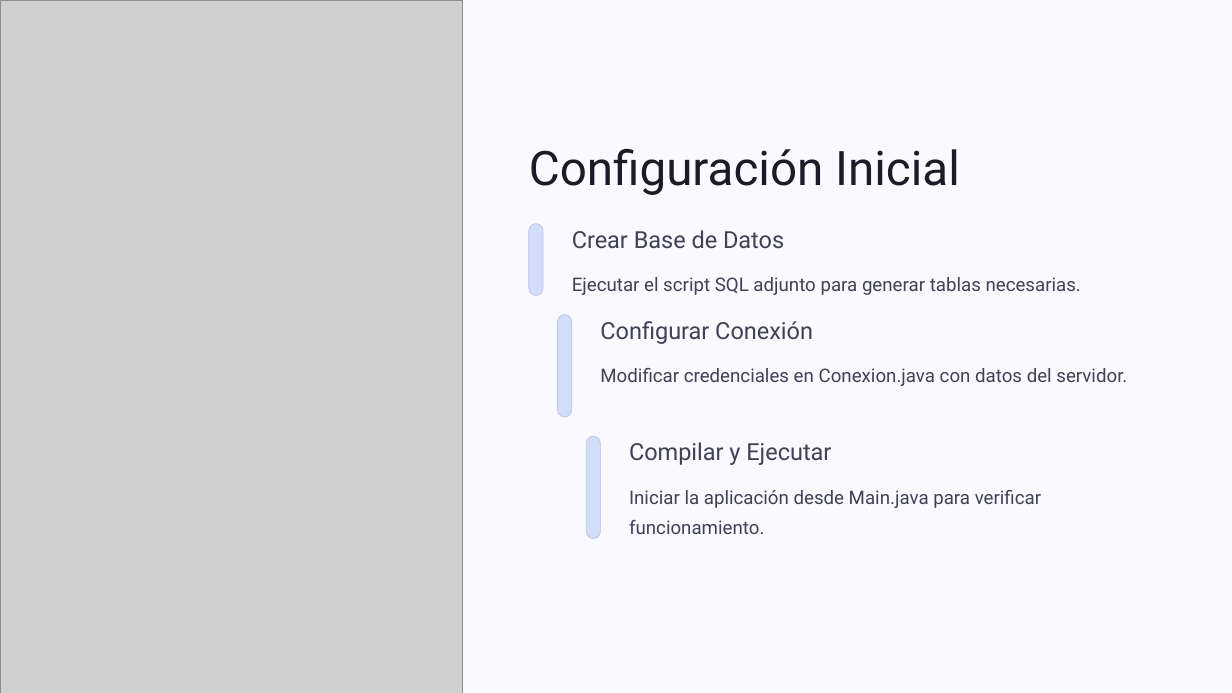
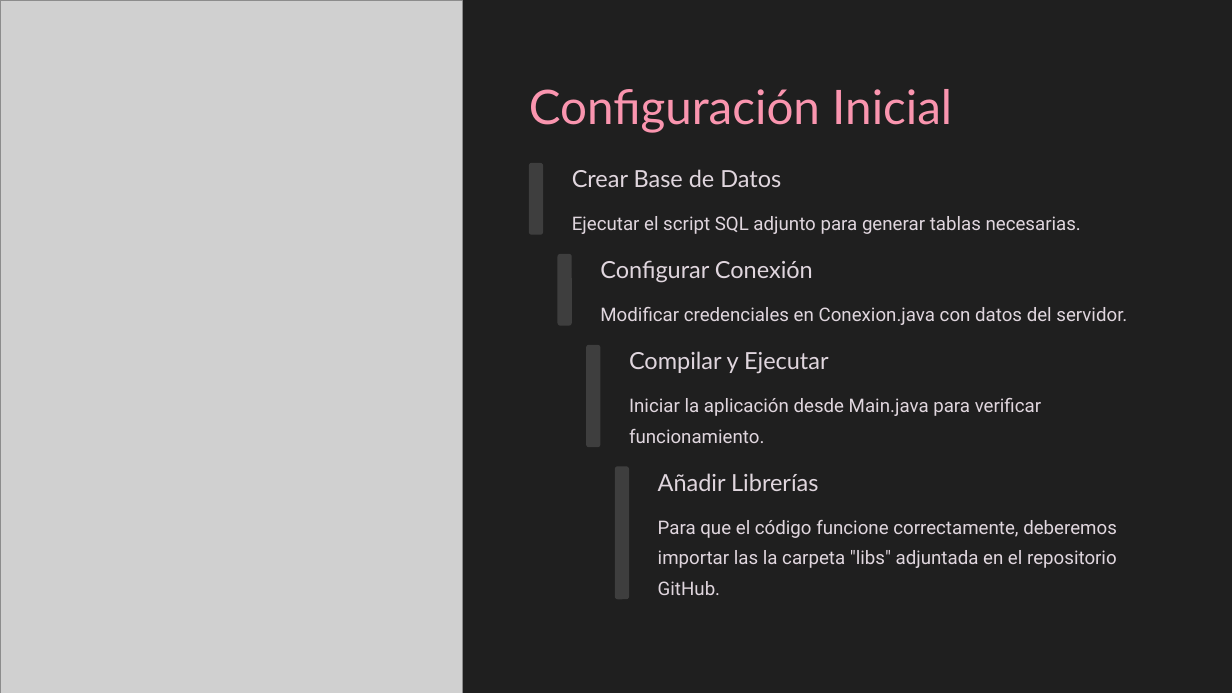
Before and after one commit to aam0101/EventManagerPro, a slide deck: slide 5 of EventManagerPro.pptx. Drawn at 1232x693 pixels with LibreOffice and Linux fonts; fonts in the diff are those of the drawing; grey boxes stand for pictures; background and template pictures are left out. Boxes give left, top, right and bottom in pixels: in the first picture for what was removed or moved away, otherwise in the second. Text is boxed around its words. In the diff, an @@ line names an element or a change of style, - is before the commit and + after.

```diff
--- a/EventManagerPro.pptx
+++ b/EventManagerPro.pptx
@@ rectangle at (0,0,1232,693): fill #F9F9FF to #1F1F1F @@
@@ text "Configuración Inicial": place and size @@
-text "Configuración Inicial" at (529,149,960,195)
+text "Configuración Inicial" at (529,89,952,133)
@@ text "Configuración Inicial" at (529,89,952,133): font Roboto to Lato, text colour #1B1B27 to #FA95AF @@
@@ 2 texts, 1 rounded rectangle: place and size @@
-2 texts, 1 rounded rectangle at (529,223,1081,295)
+2 texts, 1 rounded rectangle at (529,163,1081,235)
@@ fill #D2DDF9 to #3E3E3E; outline #B8C3DF 0.6 pt to none; proportions changed in 3 elements at (529,163,544,235), (586,345,601,447), (557,254,572,326) @@
@@ rounded rectangle: place and size @@
-rounded rectangle at (557,315,572,417)
+rounded rectangle at (557,254,572,326)
@@ text "Configurar Conexión": place and size @@
-text "Configurar Conexión" at (600,321,813,344)
+text "Configurar Conexión" at (600,260,813,283)
@@ text "Modificar credenciales en Conexion.java con ...": place and size @@
-text "Modificar credenciales en Conexion.java con ..." at (600,368,1127,386)
+text "Modificar credenciales en Conexion.java con ..." at (600,307,1127,325)
@@ 2 texts, 1 rounded rectangle: place and size @@
-2 texts, 1 rounded rectangle at (586,436,1041,538)
+2 texts, 1 rounded rectangle at (586,345,1041,447)
@@ font Roboto to Lato, text colour #404155 to #E0D6DE in 3 elements at (572,169,781,187), (600,260,813,283), (629,351,828,374) @@
@@ text colour #404155 to #E0D6DE in 3 elements at (572,216,1081,234), (600,307,1127,325), (629,398,1041,443) @@
@@ rounded rectangle added at (614,467,629,600), fill #3E3E3E @@
@@ text added at (658,473,818,491), 22 pt, text #E0D6DE @@
+Añadir Librerías
@@ text added at (658,520,1117,595), 17.5 pt, text #E0D6DE @@
+Para que el código funcione correctamente, deberemos importar las la carpeta "libs" adjuntada en el repositorio GitHub.
```
Also in this commit, not shown: 4 other slides changed, 2 slides added, 1 slide removed.
